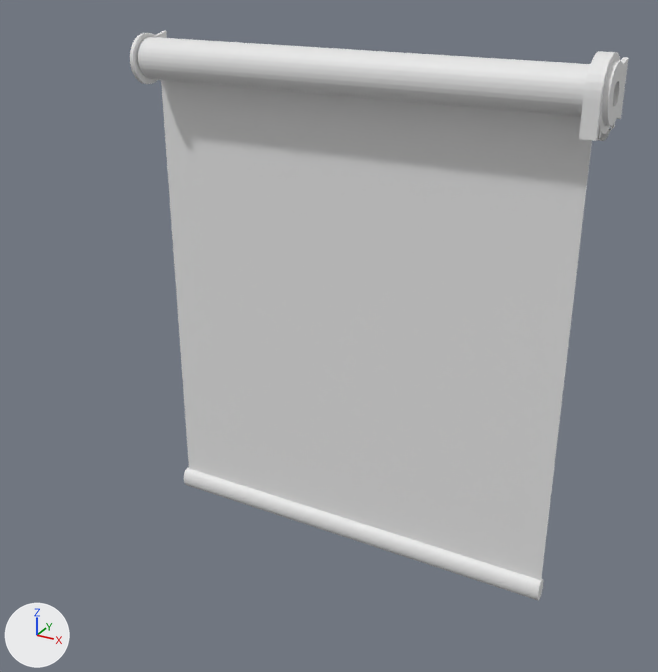
The glTF model assets/models/rollerBlind.glb as it was, and as the next commit left it.
One viewpoint serves both versions: a camera (50 mm lens) standing at (0.559, -0.886, 0.804) and looking at (0.067, 0.01, 0.356). The lights are fixed; the arrows at lower left show +X, +Y and +Z. The older version comes first. Where no turn or scale is listed for an object, it has been applied to the vertices. Vertices at exactly the same position are counted once.

The first picture shows 'Blind', 'PullBar', 'Roller'.
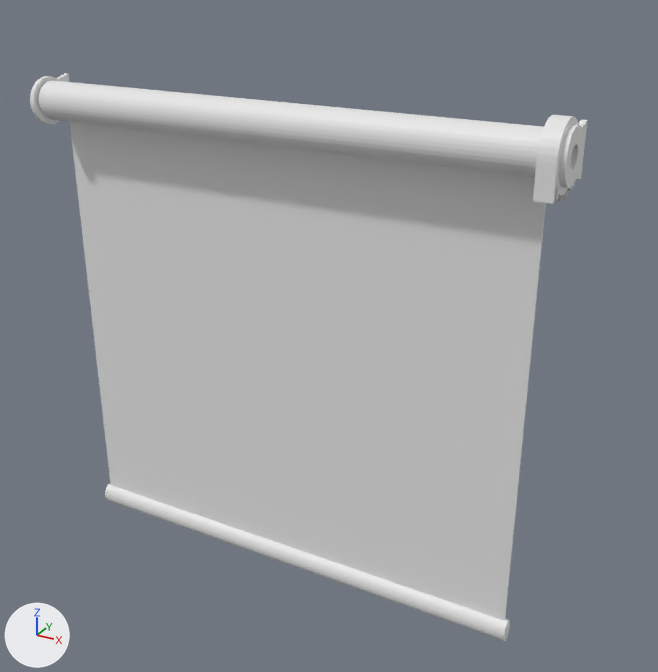
Where the newer file only moved an object's origin or applied its transform, the numbers keep the older frame.

What differs and where, as boxes [x1, y1, x2, y2] in the pictures (658 x 672 px; the box of a moved part takes in the faces that stretch with it):
```json
{"object": "Blind", "change": "reshaped, moved, turned, rescaled", "before": [161, 80, 592, 580], "after": [70, 122, 546, 621]}
{"object": "Roller", "change": "reshaped, moved, turned, rescaled", "before": [130, 31, 629, 141], "after": [30, 73, 587, 204]}
{"object": "PullBar", "change": "moved, rescaled", "before": [184, 467, 543, 600], "after": [105, 484, 510, 641], "on screen": "13% wider, 18% taller"}
{"part": 3, "of": "me_cylinder_005", "change": "moved or reshaped", "before": [598, 130, 611, 141], "after": [557, 190, 569, 202]}
{"part": 4, "of": "me_cylinder_005", "change": "moved or reshaped", "before": [138, 37, 590, 117], "after": [38, 80, 544, 177]}
{"part": 5, "of": "me_cylinder_005", "change": "added", "after": [30, 73, 587, 204]}
{"part": 6, "of": "me_cylinder_005", "change": "deleted", "before": [579, 51, 629, 141]}
{"part": 7, "of": "me_cylinder_005", "change": "deleted", "before": [130, 31, 167, 84]}
```

The change, as JSON lines over the scene's bpy script:
```json
{"block": "me_cube_002", "where": "# used by ob_blind; location = (0.088, 0.025, 0.372); rotation_euler = (0.0, -3.142, 0.0), in degrees (0, -180, 0); scale = (-0.264, -0.00085, -0.3)"}
{"op": "remove", "block": "me_cube_002", "code": "me_cube_002.from_pydata(...)  # 8 vertices, 12 faces; spans x -1.0..1.0, y -1.0..1.0, z -1.0..1.0"}
{"op": "add", "block": "me_cube_002", "code": "me_cube_002.from_pydata(...)  # 8 vertices, 12 faces; spans x -0.31..0.31, y 0.0, z -0.6..0.0"}
{"block": "me_cube_002", "change": "me_cube_002 part 1: the whole mesh is rebuilt"}
{"block": "me_cylinder", "where": "# used by ob_pullbar; location = (0.087, 0.025, 0.072)"}
{"op": "remove", "block": "me_cylinder", "code": "me_cylinder.from_pydata(...)  # 64 vertices, 124 faces; spans x -0.266..0.266, y -0.011..0.011, z -0.015..0.015"}
{"op": "add", "block": "me_cylinder", "code": "me_cylinder.from_pydata(...)  # 64 vertices, 124 faces; spans x -0.401..0.237, y -0.036..-0.014, z -0.071..-0.042"}
{"block": "me_cylinder", "change": "me_cylinder part 2: the whole mesh is scaled about its middle by (1.2, 1, 1), then moved by (-0.082, -0.025, -0.056)"}
{"block": "me_cylinder_005", "where": "# used by ob_roller; location = (-0.175, 0.0, 0.669); rotation_euler = (0.0, 1.571, 0.0), in degrees (0, 90, 0); scale = (0.0292, 0.0292, 0.00251)"}
{"op": "remove", "block": "me_cylinder_005", "code": "me_cylinder_005.from_pydata(...)  # 582 vertices, 1138 faces; spans x -1.0..1.0, y -1.0..1.0, z -1.0..219.0"}
{"op": "add", "block": "me_cylinder_005", "code": "me_cylinder_005.from_pydata(...)  # 553 vertices, 1138 faces; spans x 0.0, y 0.0, z 0.0"}
{"block": "me_cylinder_005", "change": "me_cylinder_005 part 3: the loose piece of 14 vertices spanning x 1.0, y -1.0..1.0, z 211.0..217.0 is turned 90 degrees about the y axis through the mesh origin and scaled by 0.00363"}
{"block": "me_cylinder_005", "change": "me_cylinder_005 part 4: the loose piece of 128 vertices spanning x -1.0..1.0, y -1.0..1.0, z 2.0..210.0 is turned 90 degrees about the y axis through the mesh origin and scaled by 0.00304"}
{"block": "me_cylinder_005", "change": "me_cylinder_005 part 5: a new loose piece of 411 vertices spanning x 0.0, y 0.0, z 0.0"}
{"block": "me_cylinder_005", "change": "me_cylinder_005 part 6: the loose piece of 258 vertices spanning x -1.0..1.0, y -1.0..1.0, z 211.0..219.0 is deleted"}
{"block": "me_cylinder_005", "change": "me_cylinder_005 part 7: 182 vertices removed from x -1.0..1.0, y -1.0..1.0, z -1.0..217.0"}
{"op": "set", "path": "ob_blind.rotation_euler", "old": "(0.0, -3.142, 0.0)", "new": "(0.0, 0.0, 0.0)", "note": "degrees (0, -180, 0) -> degrees (0, 0, 0)"}
{"op": "set", "path": "ob_blind.scale", "old": "(-0.264, -0.00085, -0.3)", "new": "(1.0, 1.0, 1.0)"}
{"op": "set", "path": "ob_blind.location", "old": "(0.088, 0.025, 0.372)", "new": "(0.005, 0.0, 0.615)"}
{"op": "set", "path": "ob_roller.rotation_euler", "old": "(0.0, 1.571, 0.0)", "new": "(0.0, 0.0, 0.0)", "note": "degrees (0, 90, 0) -> degrees (0, 0, 0)"}
{"op": "set", "path": "ob_roller.scale", "old": "(0.0292, 0.0292, 0.00251)", "new": "(1.0, 1.0, 1.0)"}
{"op": "set", "path": "ob_roller.location", "old": "(-0.175, 0.0, 0.669)", "new": "(0.005, 0.0, 0.615)"}
```
